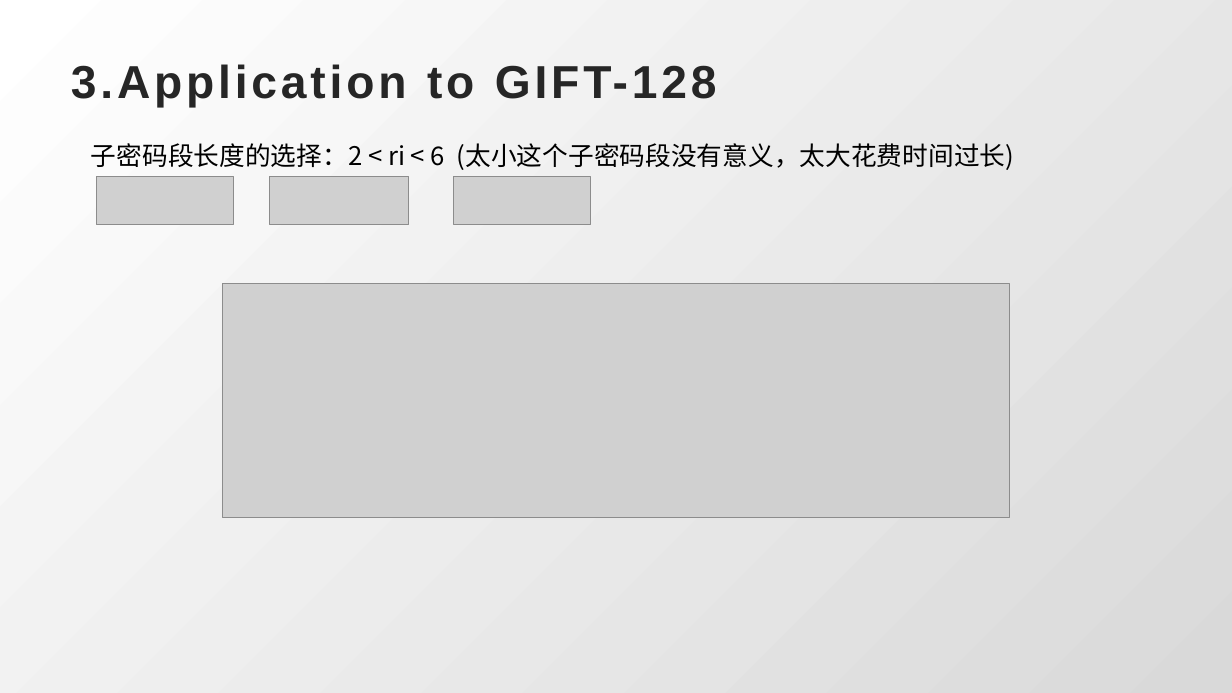
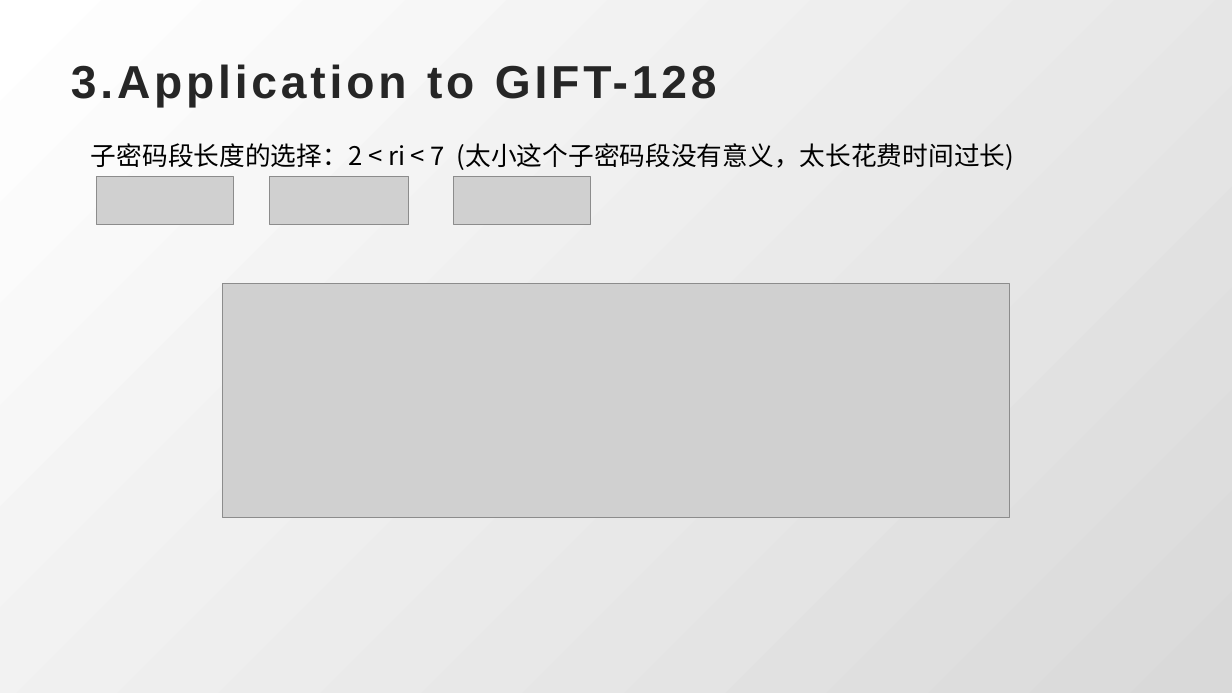
Before and after one commit to tangerinethm/Paper_Repository, a slide deck: slide 15 of ppt/MILP.pptx. Drawn at 1232x693 pixels with LibreOffice and Linux fonts; fonts in the diff are those of the drawing; grey boxes stand for pictures. Boxes give left, top, right and bottom in pixels: in the first picture for what was removed or moved away, otherwise in the second. Text is boxed around its words. In the diff, an @@ line names an element or a change of style, - is before the commit and + after.

```diff
--- a/ppt/MILP.pptx
+++ b/ppt/MILP.pptx
@@ text at (x1=91, y1=143, x2=1015, y2=170): text changed @@
-子密码段长度的选择：2 < ri < 6 (太小这个子密码段没有意义，太大花费时间过长)
+子密码段长度的选择：2 < ri < 7 (太小这个子密码段没有意义，太长花费时间过长)
```
Also in this commit, not shown: 5 other slides changed, 38 other files.
